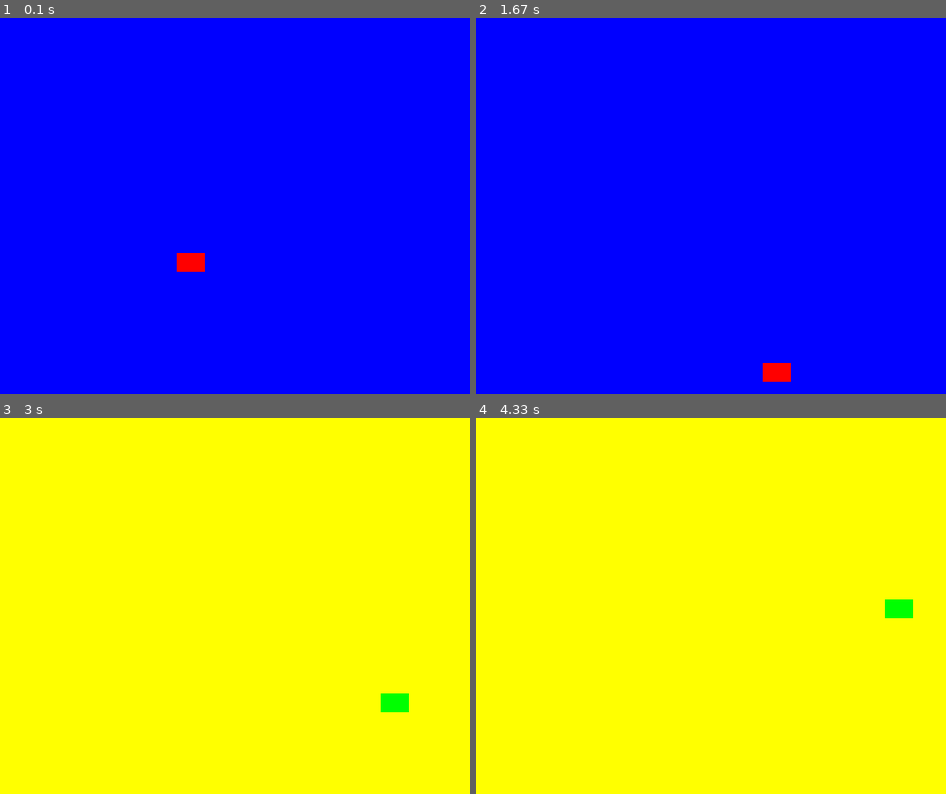
Above: before the commit, frames 1-4 (two rows, left to right).
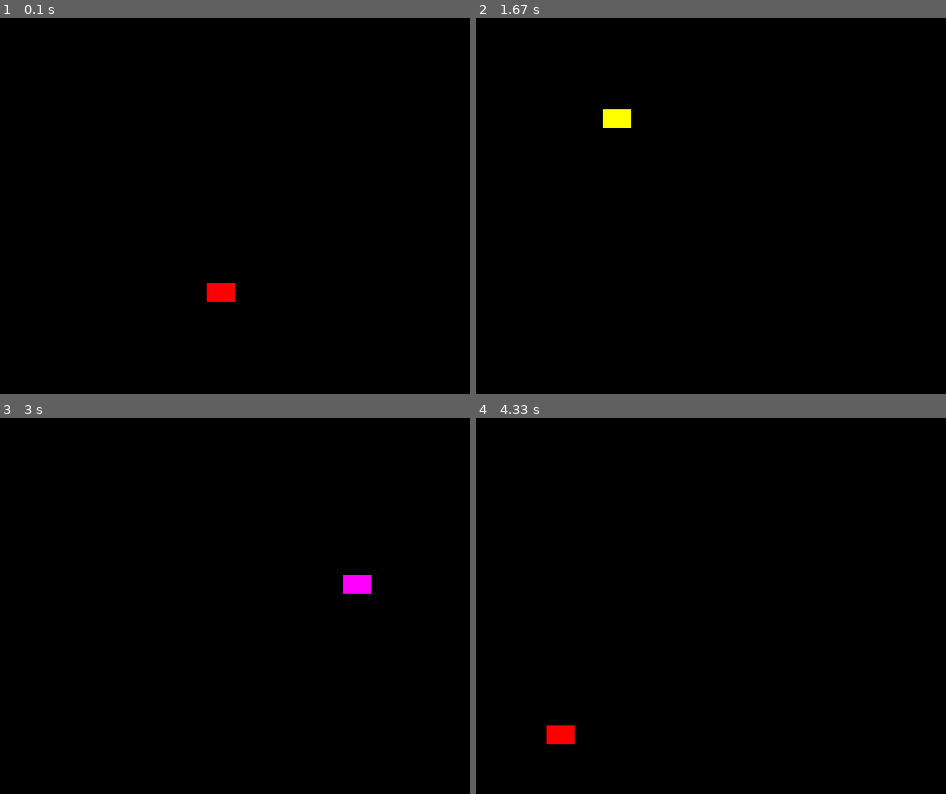
Above: after the commit, the same moments.

Repository: Vedhesh/Codingal
Game: pygame game, started from PYGAME/CLASS-3-PYGAME-SPRITES/BOUNCING-RECTANGLE/main.py
Two runs of this game, one before a commit and one after it. Both use one fixed random seed, a clock stepped at 60 frames per second and the inputs below.
Inputs:
- Up to frame 1 (0.1 s): no input
- Up to frame 2 (1.67 s): no input
- Up to frame 3 (3 s): no input
- Up to frame 4 (4.33 s): no input

The runs differ from the first frame. In frame 1, 100% of the frame differs, in the area x 0-100%, y 0-100%; in frame 2, 100%; in frame 3, 100%; in frame 4, 100%.

Commit message:
update
yes

Diff:
--- a/PYGAME/CLASS-3-PYGAME-SPRITES/BOUNCING-RECTANGLE/main.py
+++ b/PYGAME/CLASS-3-PYGAME-SPRITES/BOUNCING-RECTANGLE/main.py
@@ -5,10 +5,11 @@
 RED = pygame.Color("red")
 BLUE = pygame.Color("blue")
 GREEN = pygame.Color("green")
-#BACKGROUND
 PURPLE = pygame.Color("purple")
 MAGENTA = pygame.Color("magenta")
 YELLOW = pygame.Color("yellow")
+#BACKGROUND
+BLACK = pygame.Color("black")
 
 COLOR_CHANGED = pygame.USEREVENT + 1
 BACKGROUND_COLOR_CHANGED = pygame.USEREVENT + 2
@@ -20,7 +21,7 @@
         self.image = pygame.Surface([width, height])
         self.image.fill(color)
         self.rect = self.image.get_rect()
-        self.velocity = [random.choice([-1,1]), random.choice([-1,1])]
+        self.velocity = [random.choice([-5,5]), random.choice([-5,5])]
 
     def update(self):
         self.rect.move_ip(self.velocity)
@@ -39,11 +40,11 @@
             pygame.event.post(pygame.event.Event(BACKGROUND_COLOR_CHANGED))
 
     def color_changed(self):
-        self.image.fill(random.choice([RED, BLUE, GREEN]))
+        self.image.fill(random.choice([RED, BLUE, GREEN, YELLOW, PURPLE, MAGENTA]))
 
 def background_color_changed():
     global BACKGROUND_COLOR
-    BACKGROUND_COLOR = random.choice([PURPLE, MAGENTA, YELLOW])
+    BACKGROUND_COLOR = BLACK
 
 SPRITE_GROUP = pygame.sprite.Group()
 SPRITE = Sprite(RED, 20, 30)
@@ -56,7 +57,7 @@
 SCREEN = pygame.display.set_mode((500, 400))
 pygame.display.set_caption("Bouncing Square")
 
-BACKGROUND_COLOR = BLUE
+BACKGROUND_COLOR = BLACK
 SCREEN.fill(BACKGROUND_COLOR)
 
 DONE = False
